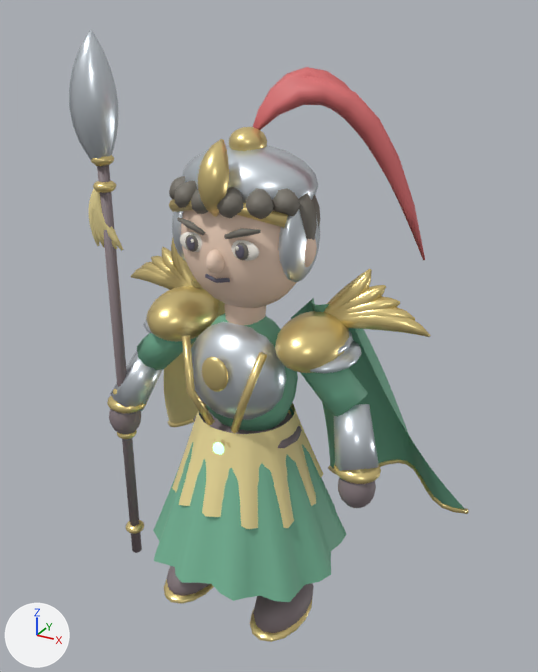
Before and after pictures for a commit that changed the glTF model samkok/web/models/48-e2.glb.
One viewpoint serves both versions: a 50 mm lens placed at (2.02, -3.4, 3.61), pointed at (0.04, 0.21, 1.81). The lights are fixed; the arrows at lower left show +X, +Y and +Z. The picture after the commit comes second.

The scene before the commit, as lines of its bpy script (objects in view):
```python
me_48_t2_jade_dragon_mesh = bpy.data.meshes.new('48_T2_Jade Dragon_Mesh')
me_48_t2_jade_dragon_mesh.from_pydata(...)  # 11880 vertices, 21772 faces; spans x -1.22..1.22, y -0.63..0.97, z 0.02..3.51
me_48_t2_jade_dragon_mesh.materials.append(mat_silk_307c52_001)  # green #78b99a
me_48_t2_jade_dragon_mesh.materials.append(mat_accent_dfbd56_001)  # beige #f0df9d
me_48_t2_jade_dragon_mesh.materials.append(mat_antique_gold_001)  # yellow #edd691
me_48_t2_jade_dragon_mesh.materials.append(mat_hair_302c25_001)  # grey #78736a
me_48_t2_jade_dragon_mesh.materials.append(mat_warm_skin_001)  # beige #f7d9c3
me_48_t2_jade_dragon_mesh.materials.append(mat_ink_001)  # grey #635f70
me_48_t2_jade_dragon_mesh.materials.append(mat_ivory_001)  # white #faf5eb
me_48_t2_jade_dragon_mesh.materials.append(mat_boot_leather_001)  # grey #85787c
me_48_t2_jade_dragon_mesh.materials.append(mat_magic_51ec99_001)  # green #99f6cb, glowing green #9effd3
me_48_t2_jade_dragon_mesh.materials.append(mat_steel_001)  # white #dfe7ee
me_48_t2_jade_dragon_mesh.materials.append(mat_horsehair_crest_001)  # pink #dd7172
ob_48_t2_jade_dragon_mesh = bpy.data.objects.new('48_T2_Jade Dragon_Mesh', me_48_t2_jade_dragon_mesh)
ob_48_t2_jade_dragon_mesh.location = (0.0, 0.0, 0.0)
```
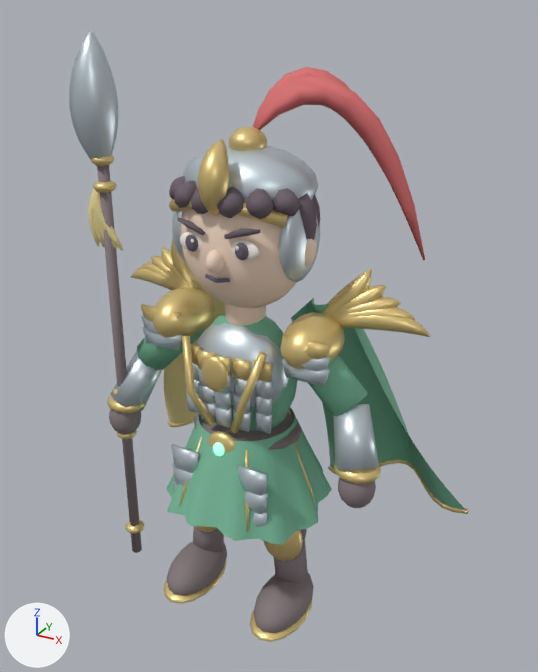
Where the change shows, as pixel boxes [x1, y1, x2, y2] in the pictures (538 x 672 px; the box of a moved part takes in the faces that stretch with it):
part 1 of me_48_t2_jade_dragon_mesh, moved or reshaped: before [191, 321, 287, 420]; after [196, 323, 289, 407]
part 2 of me_48_t2_jade_dragon_mesh, deleted (mostly hidden): before [338, 331, 353, 354]
part 3 of me_48_t2_jade_dragon_mesh, deleted (mostly hidden): before [144, 320, 153, 334]
part 4 of me_48_t2_jade_dragon_mesh, deleted: before [310, 340, 362, 373]
part 5 of me_48_t2_jade_dragon_mesh, moved or reshaped: before [146, 286, 349, 602]; after [140, 287, 345, 545]
part 6 of me_48_t2_jade_dragon_mesh, recoloured (grey to dark grey): [169, 176, 320, 260] in both

The change, as a list of edits to the scene's bpy script:
```text
Add mat_hair_251b22_001:
    mat_hair_251b22_001 = principled_material('Hair 251b22.001')
    mat_hair_251b22_001.base_color = (0.145, 0.106, 0.133)  # dark grey #6a5c66
    mat_hair_251b22_001.roughness = 0.72
Change me_48_t2_jade_dragon_mesh:
    used by ob_48_t2_jade_dragon_mesh; location = (0.0, 0.0, 0.0)
    remove me_48_t2_jade_dragon_mesh.from_pydata(...)  # 11880 vertices, 21772 faces; spans x -1.22..1.22, y -0.63..0.97, z 0.02..3.51
    add me_48_t2_jade_dragon_mesh.from_pydata(...)  # 11224 vertices, 20556 faces; spans x -1.22..1.22, y -0.53..0.97, z 0.02..3.51
    me_48_t2_jade_dragon_mesh part 1: the loose piece of 176 vertices spanning x -0.31..0.31, y -0.32..0.12, z 1.4..2.0 is scaled about its middle by (1, 0.909, 1), then moved by (0.0, 0.04, 0.0)
    me_48_t2_jade_dragon_mesh part 2: the loose piece of 176 vertices spanning x 0.29..0.63, y -0.2..0.26, z 1.88..1.99 is deleted
    me_48_t2_jade_dragon_mesh part 3: the loose piece of 176 vertices spanning x -0.68..-0.34, y -0.2..0.26, z 1.82..1.92 is deleted
    me_48_t2_jade_dragon_mesh part 4: the loose piece of 176 vertices spanning x 0.34..0.68, y -0.2..0.26, z 1.82..1.92 is deleted
    me_48_t2_jade_dragon_mesh part 5: 552 vertices moved from x -0.63..0.63, y -0.63..0.63, z 0.44..2.08 to x -0.59..0.59, y -0.53..0.53, z 0.77..2.08; 240 vertices removed from x -0.48..0.48, y -0.48..0.48, z 0.83..1.4; 288 vertices added at x -0.61..0.61, y -0.38..-0.16, z 0.81..2.02
    me_48_t2_jade_dragon_mesh part 6: 2160 faces spanning x -0.43..0.43, y -0.33..0.33, z 2.39..2.8 switch from mat_hair_302c25_001 (grey #78736a) to mat_hair_251b22_001 (dark grey #6a5c66)
    other edits to the shape of me_48_t2_jade_dragon_mesh do not show in these pictures
```
